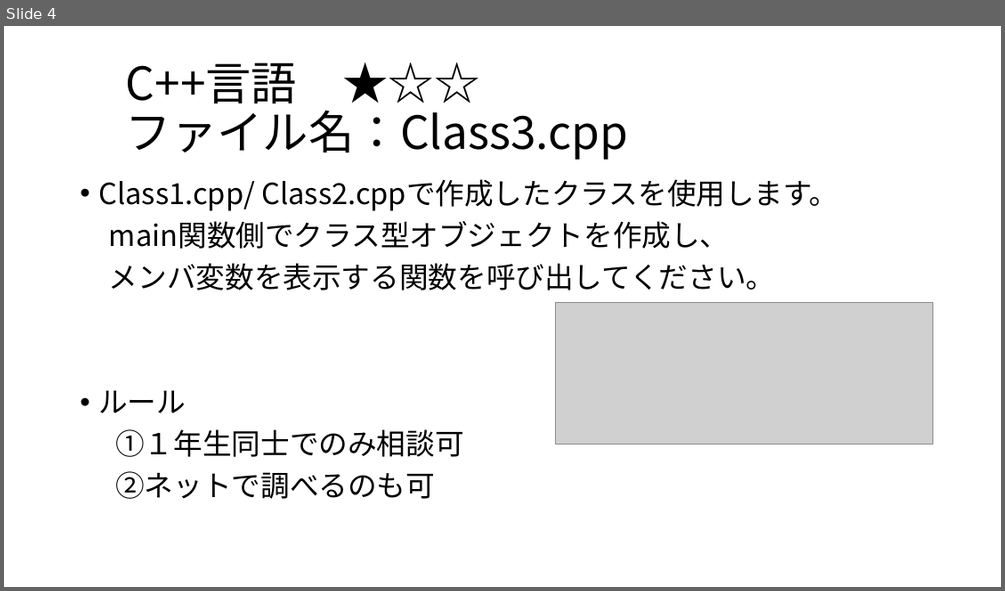
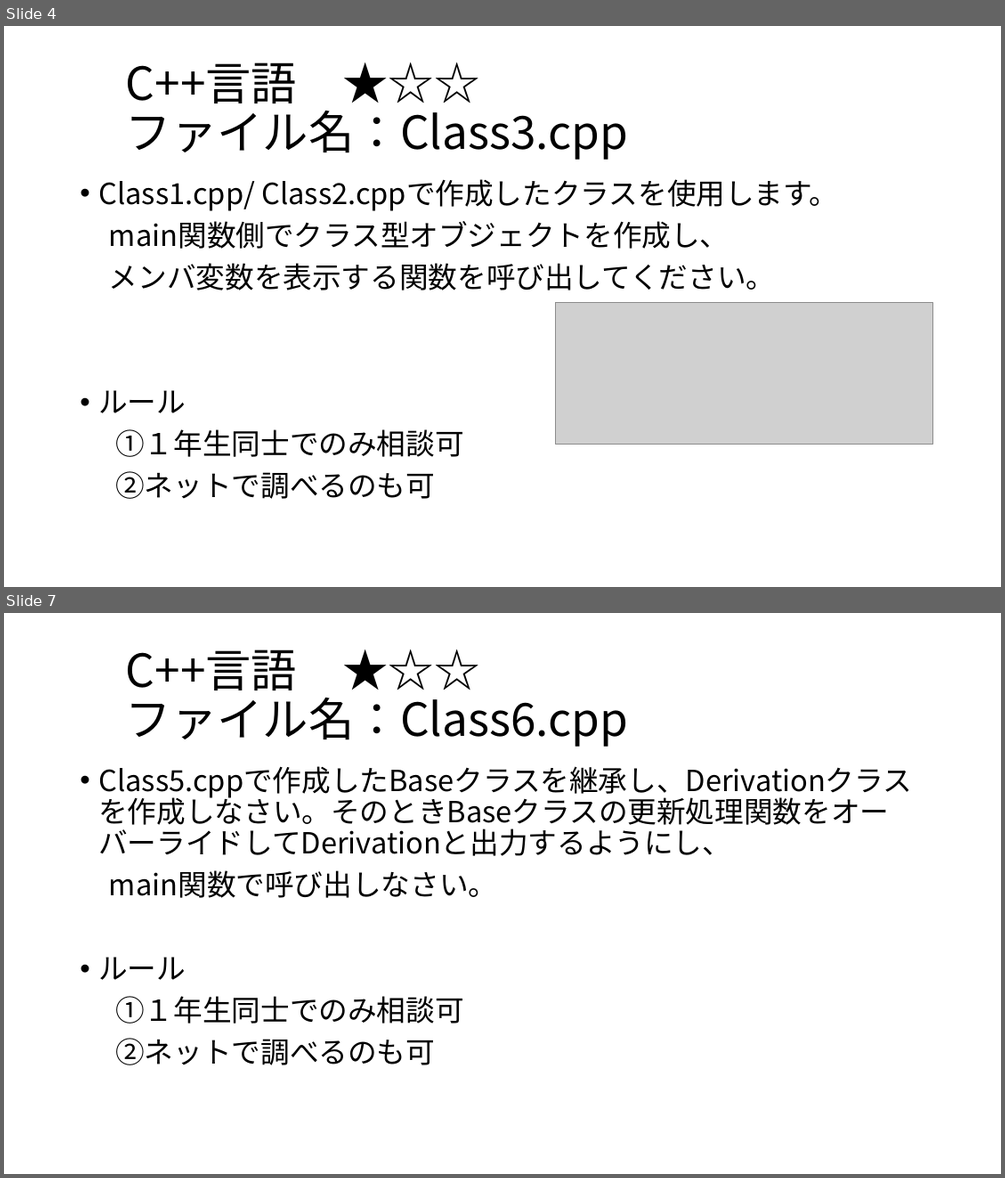
Before and after one commit to SallingProject/Subject, a slide deck: Master/No2.pptx. Shown one above the other, each under a label of ours: slide 4 before the commit, slides 4 and 7 after it; the slides between them are not shown. The pictures are 1005x591 and 1005x1178 pixels, drawn with LibreOffice and Linux fonts; fonts in the diff are those of the drawing; grey boxes stand for pictures. Boxes give left, top, right and bottom in pixels: in the first picture for what was removed or moved away, otherwise in the second. Text is boxed around its words. In the diff, an @@ line names an element or a change of style, - is before the commit and + after.

```diff
--- a/Master/No2.pptx
+++ b/Master/No2.pptx
@@ slide 7 added at (x1=4, y1=613, x2=1001, y2=1174), background #FFFFFF @@
@@ title added at (x1=126, y1=649, x2=628, y2=747), 44 pt, text #000000 @@
+C++言語 ★☆☆
+ファイル名：Class6.cpp
@@ text added at (x1=98, y1=766, x2=912, y2=1065), 28 pt, text #000000 @@
+• Class5.cppで作成したBaseクラスを継承し、Derivationクラスを作成しなさい。そのときBaseクラスの更新処理関数をオーバーライドしてDerivationと出力するようにし、
+main関数で呼び出しなさい。
+• ルール
+①１年生同士でのみ相談可
+②ネットで調べるのも可
```
Also in this commit, not shown: 6 other slides added, 1 slide removed.
